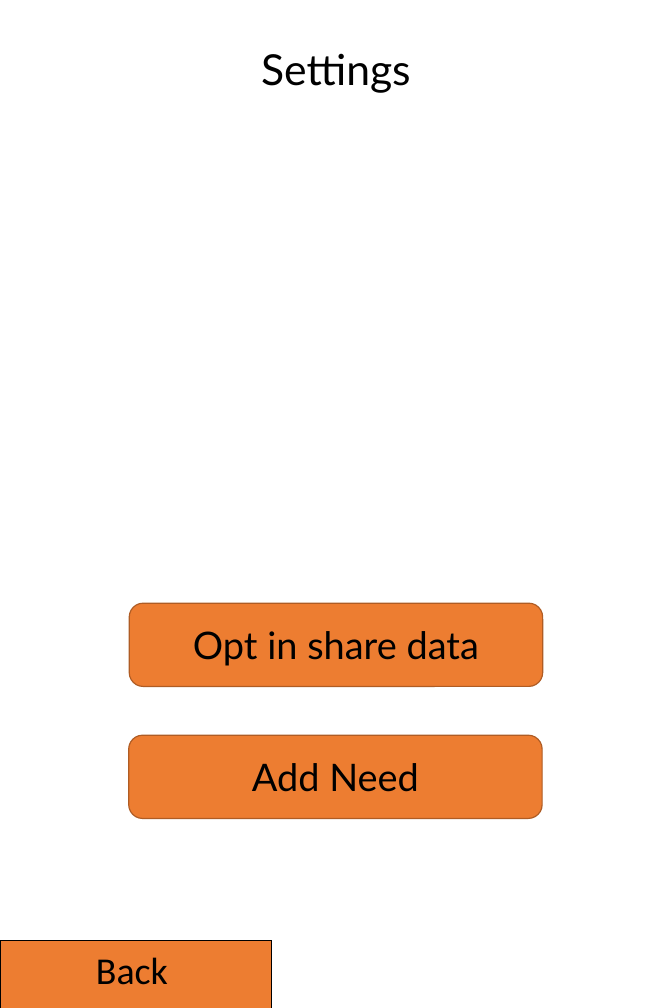
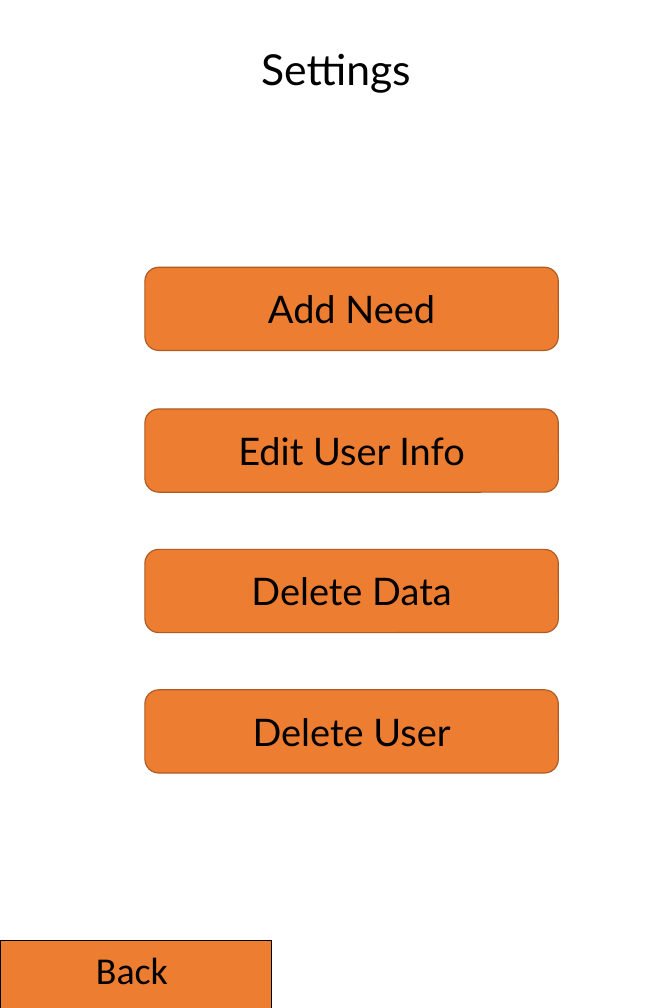
Before and after one commit to RunarReve/MoodTrackingApp, a slide deck: slide 8 of Documents/UI.pptx (slide 5 before the commit). Drawn at 672x1008 pixels with LibreOffice and Linux fonts; fonts in the diff are those of the drawing. Boxes give left, top, right and bottom in pixels: in the first picture for what was removed or moved away, otherwise in the second. Text is boxed around its words. In the diff, an @@ line names an element or a change of style, - is before the commit and + after.

```diff
--- a/Documents/UI.pptx
+++ b/Documents/UI.pptx
@@ rounded rectangle added at (145,267,558,351), fill #ED7D31, outline #AF5C24 1 pt @@
@@ text "Add Need": place and size @@
-text "Add Need" at (252,763,419,792)
+text "Add Need" at (268,295,435,324)
@@ rounded rectangle: place and size @@
-rounded rectangle at (129,604,542,687)
+rounded rectangle at (145,409,558,493)
@@ text added at (238,437,464,466), 32 pt, text #000000 @@
+Edit User Info
@@ rounded rectangle added at (145,550,558,634), fill #ED7D31, outline #AF5C24 1 pt @@
@@ text at (251,577,452,606): text changed @@
-Opt in share data
+Delete Data
@@ rounded rectangle: place and size @@
-rounded rectangle at (129,735,542,819)
+rounded rectangle at (145,690,558,774)
@@ text added at (253,718,450,747), 32 pt, text #000000 @@
+Delete User
```
Also in this commit, not shown: 4 other slides changed, 4 slides added, 30 other files.
